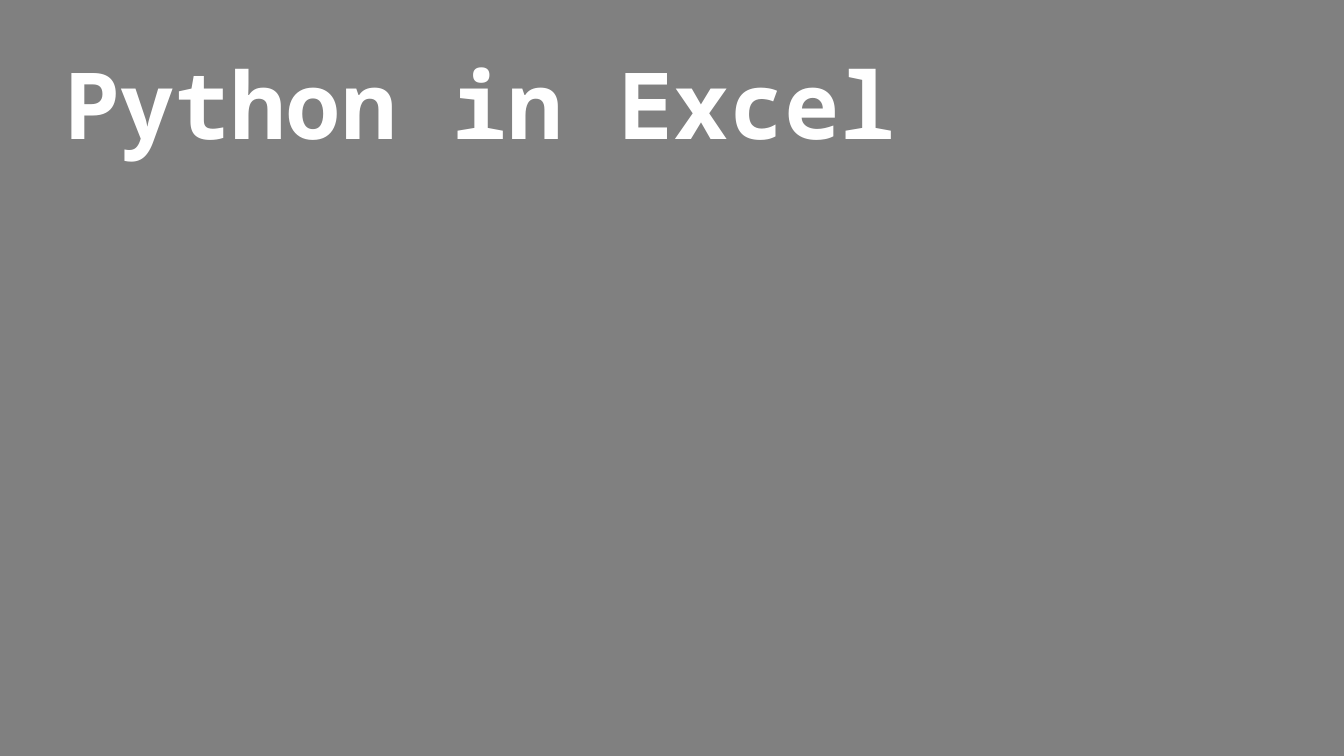
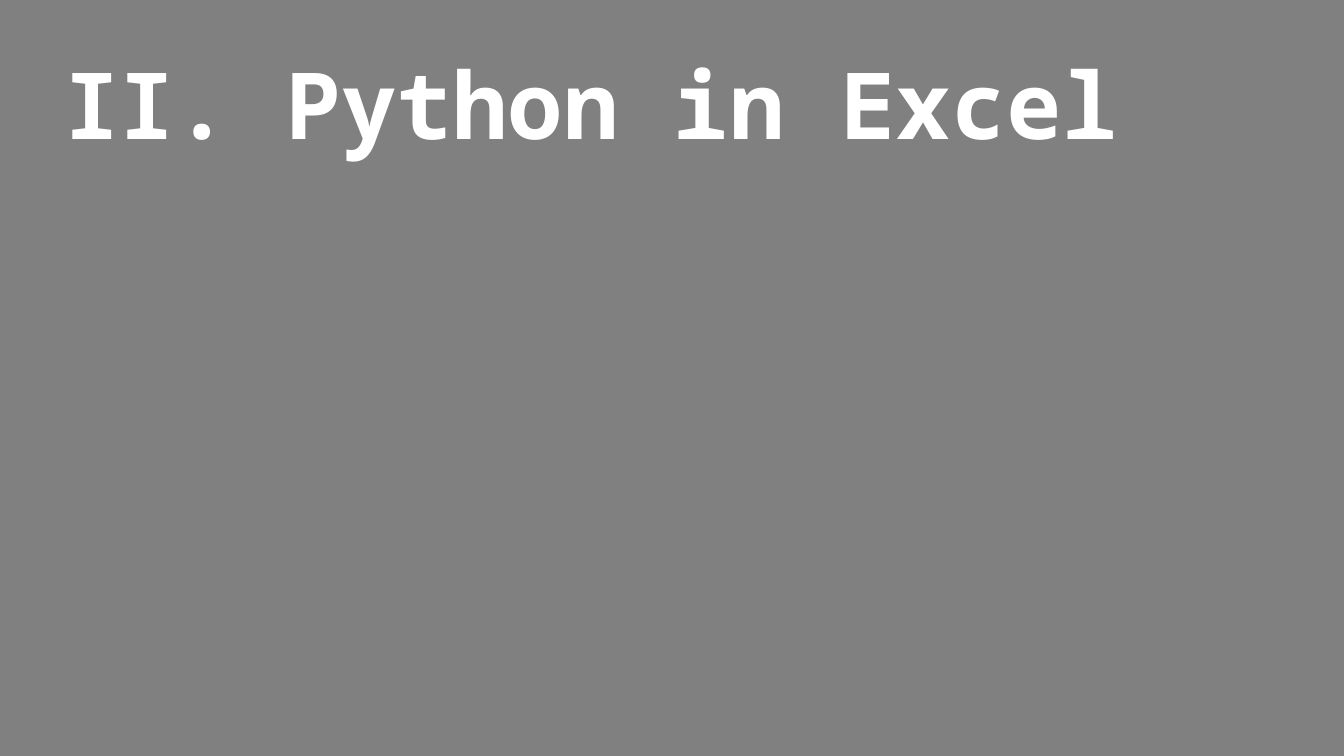
Before and after one commit to stringfestdata/xlgs-mc-2025, a slide deck: slide 20 of excel-power-tools-gxls-2025.pptx (slide 19 before the commit). Drawn at 1344x756 pixels with LibreOffice and Linux fonts; fonts in the diff are those of the drawing. Boxes give left, top, right and bottom in pixels: in the first picture for what was removed or moved away, otherwise in the second. Text is boxed around its words. In the diff, an @@ line names an element or a change of style, - is before the commit and + after.

```diff
--- a/excel-power-tools-gxls-2025.pptx
+++ b/excel-power-tools-gxls-2025.pptx
@@ text at box(64, 67, 1117, 162): text changed @@
-Python in Excel
+II. Python in Excel
```
Also in this commit, not shown: 6 other slides changed, 29 slides added, 5 slides removed, 45 other files.
